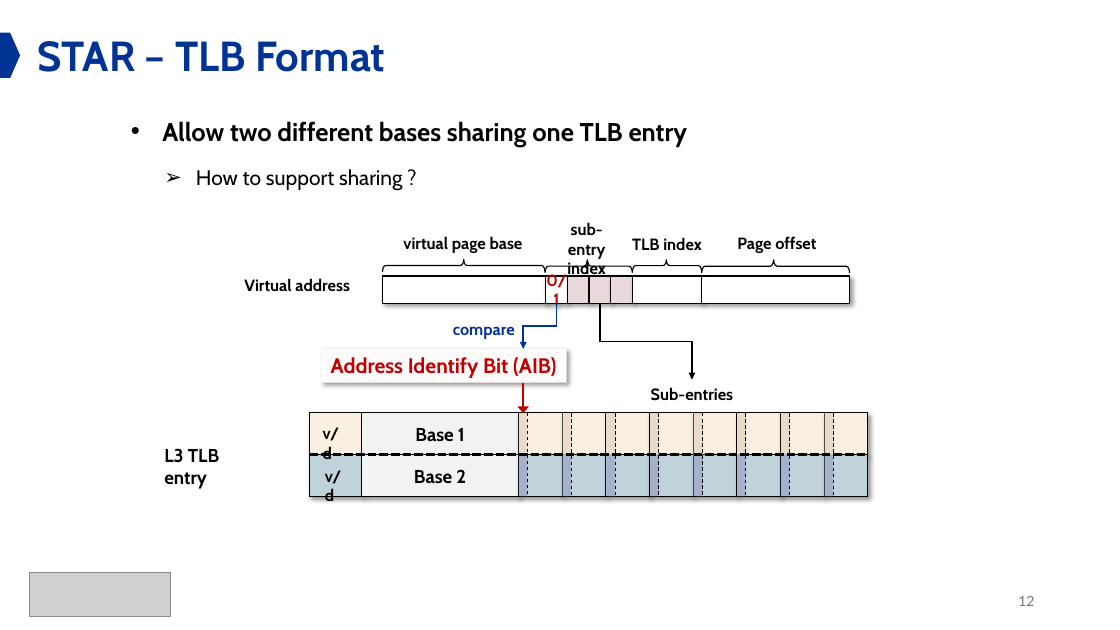
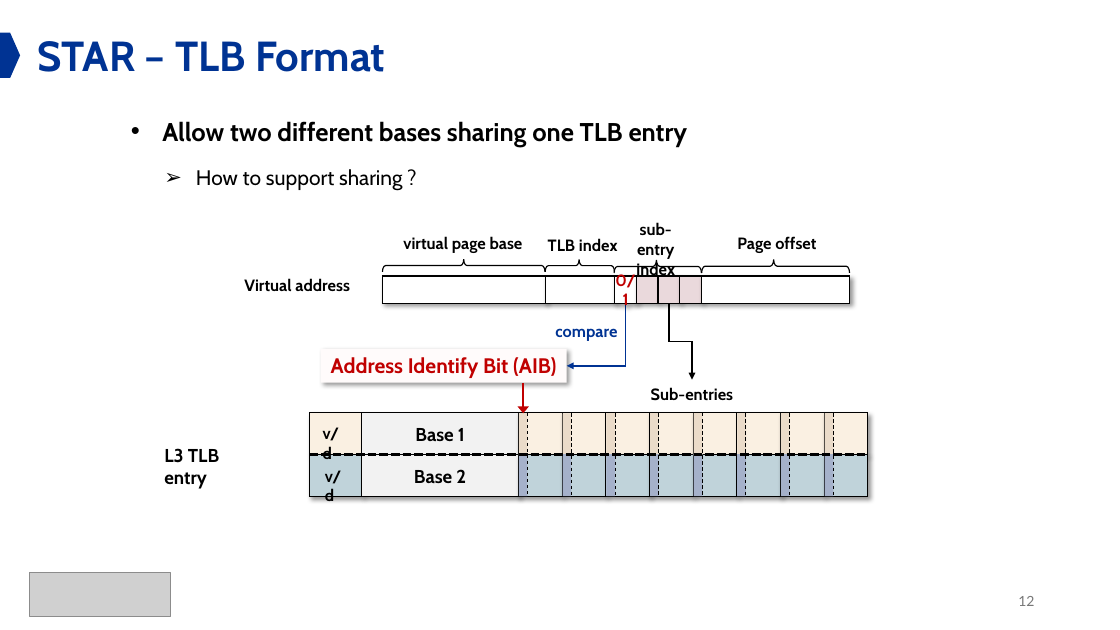
Before and after one commit to libingyao/libingyao.github.io, a slide deck: slide 12 of files/STAR_slides_pre.pptx. Drawn at 1120x630 pixels with LibreOffice and Linux fonts; fonts in the diff are those of the drawing; grey boxes stand for pictures. Boxes give left, top, right and bottom in pixels: in the first picture for what was removed or moved away, otherwise in the second. Text is boxed around its words. In the diff, an @@ line names an element or a change of style, - is before the commit and + after.

```diff
--- a/files/STAR_slides_pre.pptx
+++ b/files/STAR_slides_pre.pptx
@@ text "TLB index": place and size @@
-text "TLB index" at (632,237,702,250)
+text "TLB index" at (548,238,618,251)
@@ right brace: place and size @@
-right brace at (545,260,633,273)
+right brace at (546,259,615,272)
@@ right brace at (546,259,615,272): proportions changed @@
@@ right brace at (614,260,702,273): proportions changed @@
@@ right brace: place and size @@
-right brace at (633,259,702,272)
+right brace at (614,260,702,273)
@@ rectangle: place and size @@
-rectangle at (633,276,702,303)
+rectangle at (545,276,614,303)
@@ rectangle: place and size @@
-rectangle at (611,276,633,303)
+rectangle at (637,276,659,303)
@@ 2 rectangles, 1 text: place and size @@
-2 rectangles, 1 text at (546,222,611,303)
+2 rectangles, 1 text at (615,222,680,303)
@@ rectangle: place and size @@
-rectangle at (567,276,589,303)
+rectangle at (680,276,702,303)
@@ text "compare": place and size @@
-text "compare" at (453,326,515,339)
+text "compare" at (555,328,617,341)
@@ elbow arrow moved from (556, 303) - (523, 349) to (626, 303) - (567, 366) @@
@@ elbow arrow moved from (600, 303) - (692, 380) to (669, 303) - (692, 380) @@
```
Also in this commit, not shown: 2 other slides changed, 5 other files.
